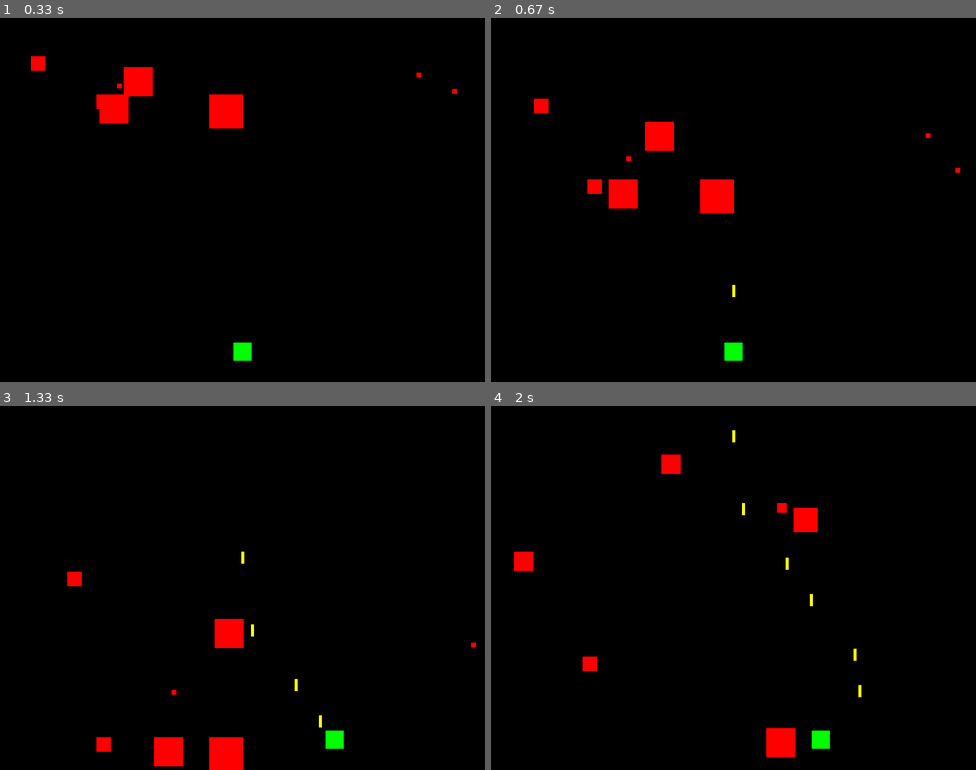
Above: before the commit, frames 1-4 (two rows, left to right).
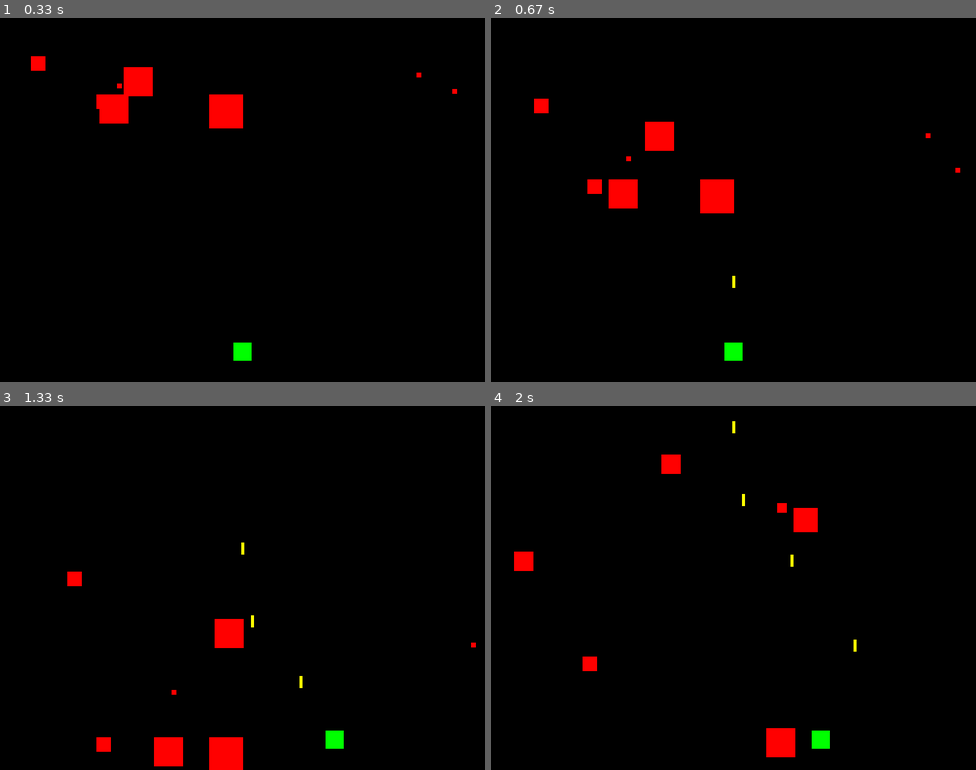
Above: after the commit, the same moments.

Repository: kylingithub/pygame_learning
Game: pygame game, started from Lesson2-remade/main.py
Same seed, same stepped clock (60 frames per second), same inputs: the game is played once before the commit and once after it.
Inputs:
- Up to frame 1 (0.33 s): no input
- Up to frame 2 (0.67 s): tap Space at 0.33 s
- Up to frame 3 (1.33 s): hold Right 0.67-1.13 s; tap Space at 0.73, 1.03, 1.23 s; hold Right from 1.17 s (still down)
- Up to frame 4 (2 s): tap Space at 1.53, 1.73 s; release Right at 1.63 s; hold Left from 1.67 s (still down)

Frame 1 is identical in both runs. In frame 2, less than 0.1% of the frame differs, in the area x 49-51%, y 70-77%; in frame 3, 0.1%; in frame 4, 0.2%, in the area x 49-77%, y 4-80%.

Commit message:
bullets will be shot continuous

Diff:
--- a/Lesson2-remade/main.py
+++ b/Lesson2-remade/main.py
@@ -1,5 +1,9 @@
 import pygame
 import random
+
+SHOT_DELAY = 300
+
+YELLOW = (255, 255, 0)
 
 HEIGHT = 600
 
@@ -64,7 +68,7 @@
     def __init__(self, posx, posy):
         pygame.sprite.Sprite.__init__(self)
         self.image = pygame.Surface((5, 20))
-        self.image.fill((255, 255, 0))
+        self.image.fill(YELLOW)
         self.rect = self.image.get_rect()
         self.rect.centerx = posx
         self.rect.centery = posy
@@ -82,6 +86,8 @@
 
 meteors = pygame.sprite.Group()
 all_sprites = pygame.sprite.Group()
+last_shot = pygame.time.get_ticks()
+now =0
 
 player = Player(WIDTH / 2, HEIGHT - 50)
 for i in range(8):
@@ -90,6 +96,19 @@
 all_sprites.add(player)
 all_sprites.add(meteors)
 running = True
+
+
+def check_shoot():
+    global now, last_shot
+    keystate = pygame.key.get_pressed()
+    if (keystate[pygame.K_SPACE]):
+        now = pygame.time.get_ticks()
+        if now - last_shot > SHOT_DELAY:
+            last_shot = now
+            bullet = Bullet(player.rect.centerx, player.rect.top)
+            all_sprites.add(bullet)
+
+
 while running:
     # clocks control how fast the loop will execute
     clock.tick(FPS)
@@ -98,14 +117,12 @@
     for event in pygame.event.get():
         if event.type == pygame.QUIT:
             running = False
-        if event.type == pygame.KEYDOWN:
-            if event.key == pygame.K_SPACE:
-                bullet = Bullet(player.rect.centerx, player.rect.centery)
-                all_sprites.add(bullet)
-    # keystate = pygame.key.get_pressed()
-    # if(keystate[pygame.K_SPACE]):
-    #     bullet = Bullet(player.rect.centerx,player.rect.centery)
-    #     all_sprites.add(bullet)
+        # if event.type == pygame.KEYDOWN:
+        #     if event.key == pygame.K_SPACE:
+        #         bullet = Bullet(player.rect.centerx, player.rect.centery)
+        #         all_sprites.add(bullet)
+
+    check_shoot()
     # update the state of sprites
 
     all_sprites.update()
